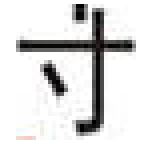
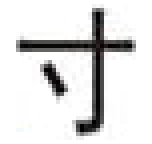
Before/after of a w=152, h=144 layered artwork. What changed in the layer stack:
painted on "Pasted Layer" over box(16, 4, 124, 140)
